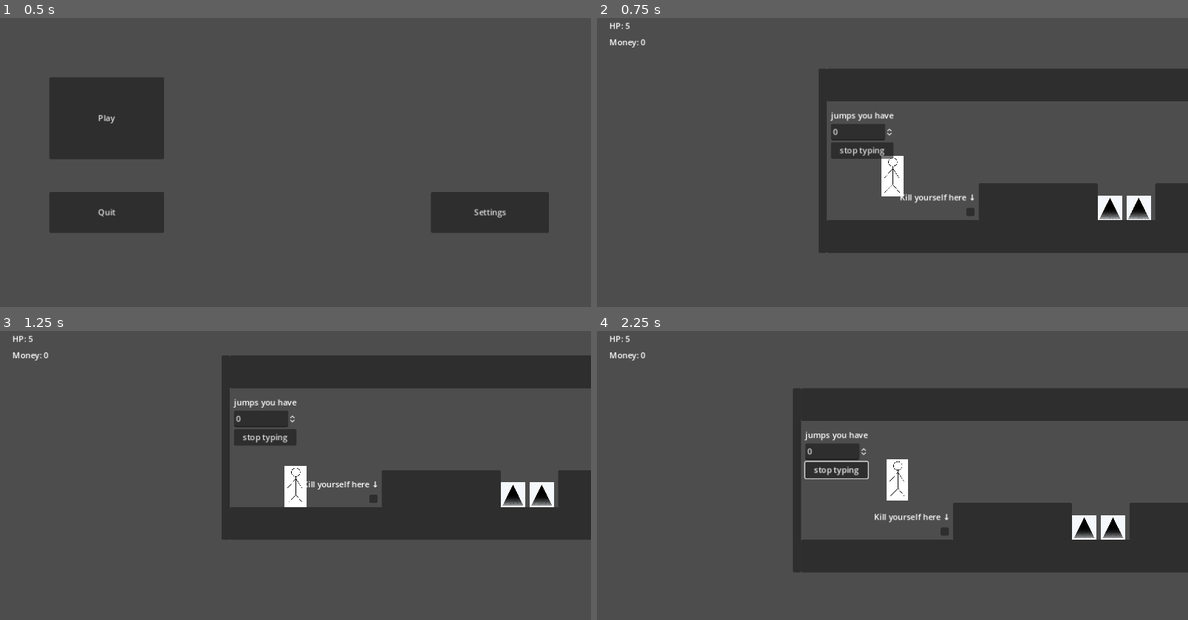
Above: before the commit, frames 1-4 (two rows, left to right).
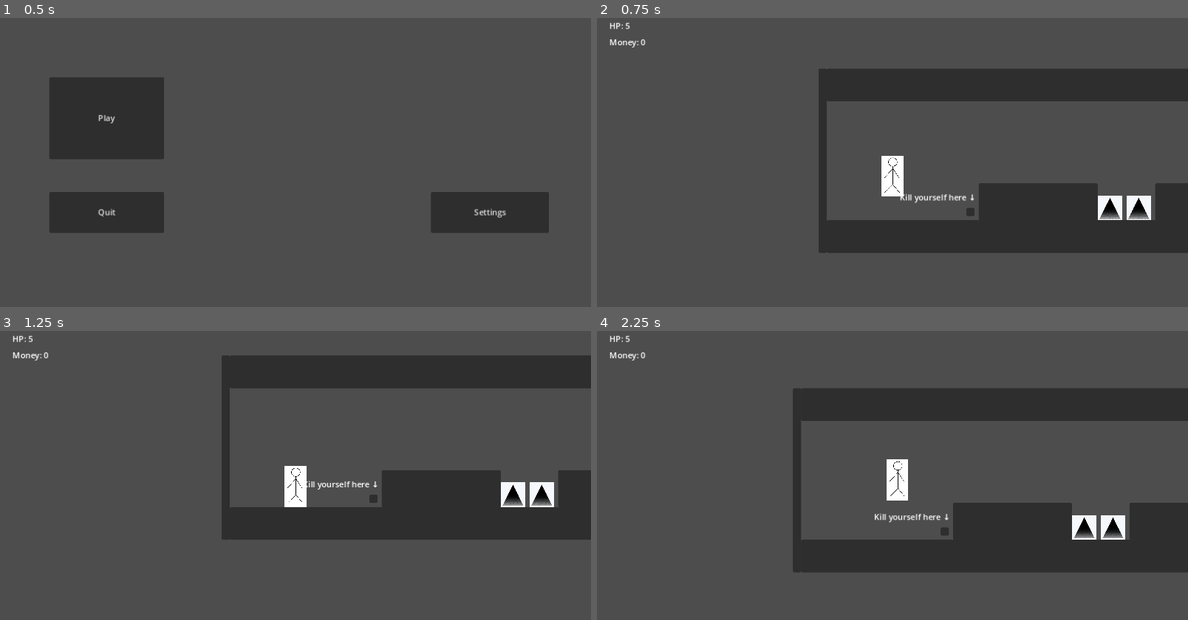
Above: after the commit, the same moments.

Repository: supereason333/platformer
Game: Godot game, scene res://main menu/main_menu.tscn
Two runs of this game, one before a commit and one after it. Both use one fixed random seed, a clock stepped at 60 frames per second and the inputs below.
Inputs (mouse positions are in pixels of both pictures, inside the frame that each line leads up to):
- Up to frame 1 (0.5 s): no input
- Up to frame 2 (0.75 s): click "Play" at 0.5 s
- Up to frame 3 (1.25 s): no input
- Up to frame 4 (2.25 s): click (862, 437) at 1.25 s, where only the run before the commit has a clickable "stop typing"; tap Enter at 2 s; move the mouse to (1022, 469) at 2.02 s; hold D (right_key) from 2.03 s (still down); hold Space (jump_key) from 2.03 s (still down); click (1022, 469) at 2.17 s

Frame 1 is identical in both runs. In frame 2, 1.2% of the frame differs, in the area x 39-51%, y 32-49%; in frame 3, 1.2%; in frame 4, 1.3%, in the area x 35-46%, y 34-52%.

Commit message:
added debug menu, set health, jumps, etc

Diff:
--- a/main menu/input_settings.gd
+++ b/main menu/input_settings.gd
@@ -13,7 +13,8 @@
 	"up_key": "Up",
 	"down_key": "Down",
 	"dash_key": "Dash",
-	"jump_key": "Jump"
+	"jump_key": "Jump",
+	"debug_menu_toggle_key": "Debug Menu"
 }
 
 func _ready():
--- /dev/null
+++ b/player/UIs/debug_menu.gd
@@ -0,0 +1,33 @@
+extends CanvasLayer
+
+signal debug_player_set_health(value)
+
+var player = get_parent()
+var health_spin_box = 0
+
+# Called when the node enters the scene tree for the first time.
+func _ready():
+	self.visible = false
+
+# Called every frame. 'delta' is the elapsed time since the previous frame.
+func _process(delta):
+	if Input.is_action_just_pressed("debug_menu_toggle_key"):
+		self.visible = !self.visible
+
+func _on_spin_box_value_changed(value):
+	GlobalPlayer.player_jumps = int(value)
+
+func _on_health_set_value_changed(value):
+	health_spin_box = value
+
+func _on_set_health_pressed():
+	emit_signal("debug_player_set_health", health_spin_box)
+
+func _on_restore_health_pressed():
+	emit_signal("debug_player_set_health", GlobalPlayer.player_max_health)
+
+func _on_kill_pressed():
+	emit_signal("debug_player_set_health", 0)
+
+func _on_set_max_health_pressed():
+	GlobalPlayer.player_max_health = health_spin_box
--- /dev/null
+++ b/player/UIs/debug_menu.tscn
@@ -0,0 +1,59 @@
+[gd_scene load_steps=2 format=3 uid="uid://dfm88hyvnxbhl"]
+
+[ext_resource type="Script" path="res://player/UIs/debug_menu.gd" id="1_42ime"]
+
+[node name="debug menu" type="CanvasLayer"]
+script = ExtResource("1_42ime")
+
+[node name="jump box container" type="VBoxContainer" parent="."]
+offset_left = 192.0
+offset_top = 40.0
+offset_right = 287.0
+offset_bottom = 106.0
+
+[node name="Label" type="Label" parent="jump box container"]
+layout_mode = 2
+text = "jumps you have"
+
+[node name="SpinBox" type="SpinBox" parent="jump box container"]
+layout_mode = 2
+
+[node name="Button" type="Button" parent="jump box container"]
+layout_mode = 2
+text = "stop typing"
+
+[node name="health box" type="VBoxContainer" parent="."]
+offset_left = 344.0
+offset_top = 40.0
+offset_right = 466.0
+offset_bottom = 206.0
+
+[node name="Label" type="Label" parent="health box"]
+layout_mode = 2
+text = "set health player"
+
+[node name="health set" type="SpinBox" parent="health box"]
+layout_mode = 2
+
+[node name="set health" type="Button" parent="health box"]
+layout_mode = 2
+text = "set health"
+
+[node name="set max health" type="Button" parent="health box"]
+layout_mode = 2
+text = "set max health"
+
+[node name="restore health" type="Button" parent="health box"]
+layout_mode = 2
+text = "restore health"
+
+[node name="kill" type="Button" parent="health box"]
+layout_mode = 2
+text = "kill self"
+
+[connection signal="value_changed" from="jump box container/SpinBox" to="." method="_on_spin_box_value_changed"]
+[connection signal="value_changed" from="health box/health set" to="." method="_on_health_set_value_changed"]
+[connection signal="pressed" from="health box/set health" to="." method="_on_set_health_pressed"]
+[connection signal="pressed" from="health box/set max health" to="." method="_on_set_max_health_pressed"]
+[connection signal="pressed" from="health box/restore health" to="." method="_on_restore_health_pressed"]
+[connection signal="pressed" from="health box/kill" to="." method="_on_kill_pressed"]
--- a/player/player.gd
+++ b/player/player.gd
@@ -194,3 +194,10 @@
 
 func _on_invulnerability_timer_timeout():
 	self.modulate = Color(1, 1, 1, 1)	# should reset animation (it dosent cus theres no animation to reset)
+
+#***************************************
+#				DEBUG MENU
+#***************************************
+
+func _on_debug_menu_debug_player_set_health(value):
+	health = value
--- a/player/player.tscn
+++ b/player/player.tscn
@@ -1,8 +1,9 @@
-[gd_scene load_steps=7 format=3 uid="uid://152medcdymy7"]
+[gd_scene load_steps=8 format=3 uid="uid://152medcdymy7"]
 
 [ext_resource type="Script" path="res://player/player.gd" id="1_f2cj1"]
 [ext_resource type="Texture2D" uid="uid://dqqef5a4ek8al" path="res://player/stickman.png" id="2_10ltk"]
-[ext_resource type="PackedScene" uid="uid://bvig5a33j0r5d" path="res://player/gui.tscn" id="3_fcywf"]
+[ext_resource type="PackedScene" uid="uid://beo3n1rgpp3ro" path="res://player/gui.tscn" id="3_fcywf"]
+[ext_resource type="PackedScene" uid="uid://dfm88hyvnxbhl" path="res://player/UIs/debug_menu.tscn" id="3_wx4yw"]
 
 [sub_resource type="SpriteFrames" id="SpriteFrames_ftwh5"]
 animations = [{
@@ -37,8 +38,6 @@
 position_smoothing_enabled = true
 position_smoothing_speed = 20.0
 
-[node name="GUI" parent="." instance=ExtResource("3_fcywf")]
-
 [node name="hit detector" type="Area2D" parent="."]
 
 [node name="CollisionShape2D" type="CollisionShape2D" parent="hit detector"]
@@ -69,6 +68,10 @@
 [node name="knockback no controll timer" type="Timer" parent="timers"]
 wait_time = 0.1
 
+[node name="debug menu" parent="." instance=ExtResource("3_wx4yw")]
+
+[node name="GUI" parent="." instance=ExtResource("3_fcywf")]
+
 [connection signal="health_updated" from="." to="GUI" method="_on_player_health_updated"]
 [connection signal="money_updated" from="." to="GUI" method="_on_player_money_updated"]
 [connection signal="area_entered" from="hit detector" to="." method="_on_hit_detector_area_entered"]
@@ -76,3 +79,4 @@
 [connection signal="timeout" from="timers/invulnerability timer" to="." method="_on_invulnerability_timer_timeout"]
 [connection signal="timeout" from="timers/reset timer" to="." method="_on_reset_timer_timeout"]
 [connection signal="timeout" from="timers/knockback no controll timer" to="." method="_on_knockback_no_controll_timer_timeout"]
+[connection signal="debug_player_set_health" from="debug menu" to="." method="_on_debug_menu_debug_player_set_health"]
--- a/project.godot
+++ b/project.godot
@@ -66,6 +66,11 @@
 "events": [Object(InputEventKey,"resource_local_to_scene":false,"resource_name":"","device":-1,"window_id":0,"alt_press …(182 unchanged characters)…
 ]
 }
+debug_menu_toggle_key={
+"deadzone": 0.5,
+"events": [Object(InputEventKey,"resource_local_to_scene":false,"resource_name":"","device":-1,"window_id":0,"alt_pressed":false,"shift_pressed":false,"ctrl_pressed":false,"meta_pressed":false,"pressed":false,"keycode":0,"physical_keycode":93,"key_label":0,"unicode":93,"echo":false,"script":null)
+]
+}
 
 [physics]
 
--- a/testing/world_2.tscn
+++ b/testing/world_2.tscn
@@ -18,9 +18,6 @@
 # Called every frame. 'delta' is the elapsed time since the previous frame.
 func _process(delta):
 	pass
-
-func _on_spin_box_value_changed(value):
-	GlobalPlayer.player_jumps = int(value)
 "
 
 [sub_resource type="RectangleShape2D" id="RectangleShape2D_y86fj"]
@@ -112,22 +109,3 @@
 
 [node name="player killer2" parent="damagers" instance=ExtResource("5_surqu")]
 position = Vector2(608, 624)
-
-[node name="VBoxContainer" type="VBoxContainer" parent="."]
-offset_left = 8.0
-offset_top = 424.0
-offset_right = 103.0
-offset_bottom = 490.0
-
-[node name="Label" type="Label" parent="VBoxContainer"]
-layout_mode = 2
-text = "jumps you have"
-
-[node name="SpinBox" type="SpinBox" parent="VBoxContainer"]
-layout_mode = 2
-
-[node name="Button" type="Button" parent="VBoxContainer"]
-layout_mode = 2
-text = "stop typing"
-
-[connection signal="value_changed" from="VBoxContainer/SpinBox" to="." method="_on_spin_box_value_changed"]
Not shown: 1 places in player/gui.tscn that only renumber resources
